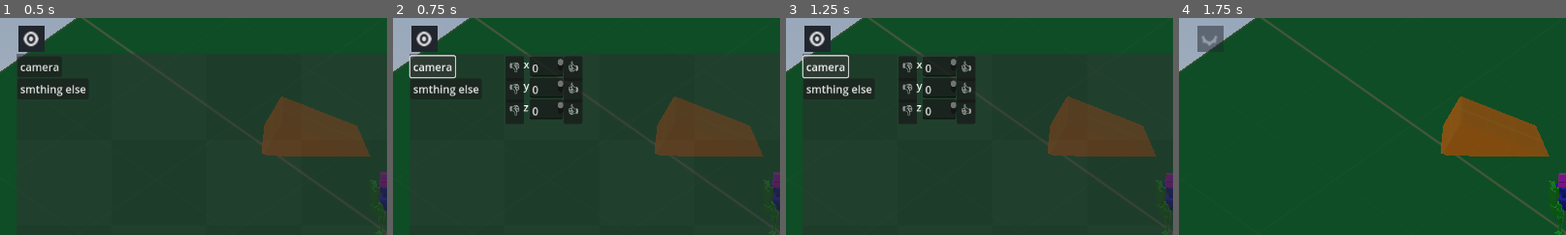
Above: before the commit, frames 1-4 (left to right).
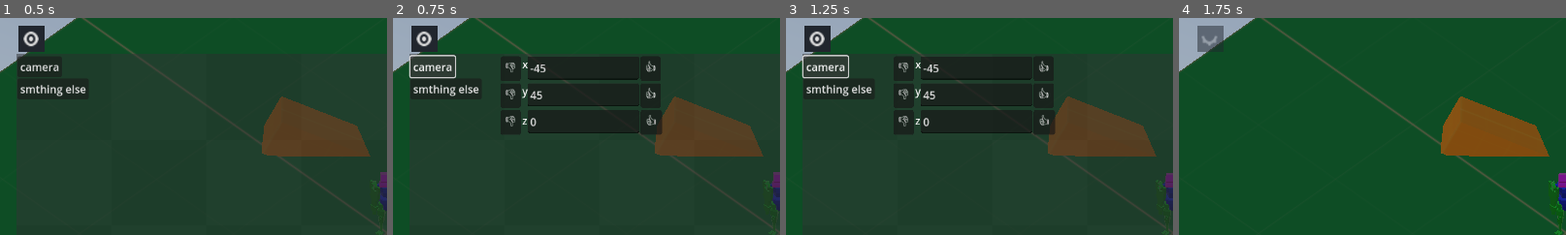
Above: after the commit, the same moments.

Repository: Androx765/Game_dev
Game: Godot game, scene res://scenes/game/game.tscn
The game is run twice, just before and just after one commit, with the same random seed, the same clock (stepped at 60 frames per second) and the same inputs. This scene is started directly instead of the project's main scene. A sky picture missing from this copy of the repository is replaced by a grey-blue gradient.
Inputs (mouse positions are % of the whole screen's width and height, from its top left):
- Up to frame 1 (0.5 s): no input
- Up to frame 2 (0.75 s): click "camera" at 0.5 s
- Up to frame 3 (1.25 s): no input
- Up to frame 4 (1.75 s): click (4, 5) at 1.25 s
The pictures show only the part of the screen within x 0-50%, y 0-50%; the shares and areas given below are measured in that part.

Frame 1 is identical in both runs. In frame 2, 9.5% of the frame differs, in the area x 27-70%, y 17-54%; in frame 3, 9.5%; in frame 4, nothing differs.

Commit message:
adjust camera script

Diff:
--- a/Game/scenes/debug/debug-menu/camera_debug-menu.tscn
+++ b/Game/scenes/debug/debug-menu/camera_debug-menu.tscn
@@ -9,24 +9,25 @@
 position = Vector2(39, 0)
 
 [node name="xDown" type="Button" parent="x"]
-offset_right = 28.0
+offset_left = -7.0
+offset_right = 23.0
 offset_bottom = 31.0
 text = "👎"
 
 [node name="xRotation" type="Label" parent="x"]
-offset_left = 27.0
-offset_right = 37.0
-offset_bottom = 23.0
+offset_left = 25.0
+offset_right = 35.0
+offset_bottom = 32.0
 text = "x"
 
 [node name="xValue" type="TextEdit" parent="x"]
-offset_left = 36.0
-offset_right = 86.0
-offset_bottom = 30.0
+offset_left = 33.0
+offset_right = 199.0
+offset_bottom = 35.0
 
 [node name="xUp" type="Button" parent="x"]
-offset_left = 87.0
-offset_right = 115.0
+offset_left = 201.0
+offset_right = 231.0
 offset_bottom = 31.0
 text = "👍"
 
@@ -34,51 +35,62 @@
 position = Vector2(39, 32)
 
 [node name="yDown" type="Button" parent="y"]
-offset_right = 28.0
-offset_bottom = 31.0
+offset_left = -7.0
+offset_top = 8.0
+offset_right = 23.0
+offset_bottom = 39.0
 text = "👎"
 
 [node name="xRotation" type="Label" parent="y"]
-offset_left = 27.0
-offset_right = 37.0
-offset_bottom = 23.0
+offset_left = 25.0
+offset_top = 8.0
+offset_right = 35.0
+offset_bottom = 40.0
 text = "y"
 
 [node name="yValue" type="TextEdit" parent="y"]
-offset_left = 36.0
-offset_right = 86.0
-offset_bottom = 30.0
+offset_left = 33.0
+offset_top = 8.0
+offset_right = 199.0
+offset_bottom = 43.0
 
 [node name="yUp" type="Button" parent="y"]
-offset_left = 87.0
-offset_right = 115.0
-offset_bottom = 31.0
+offset_left = 201.0
+offset_top = 8.0
+offset_right = 231.0
+offset_bottom = 39.0
 text = "👍"
 
 [node name="z" type="CanvasGroup" parent="."]
 position = Vector2(39, 64)
 
 [node name="zDown" type="Button" parent="z"]
-offset_right = 28.0
-offset_bottom = 31.0
+offset_left = -7.0
+offset_top = 16.0
+offset_right = 23.0
+offset_bottom = 47.0
 text = "👎"
 
 [node name="zRotation" type="Label" parent="z"]
-offset_left = 27.0
-offset_right = 37.0
-offset_bottom = 23.0
+offset_left = 25.0
+offset_top = 16.0
+offset_right = 35.0
+offset_bottom = 48.0
 text = "z
 "
+vertical_alignment = 1
 
 [node name="zValue" type="TextEdit" parent="z"]
-offset_left = 36.0
-offset_right = 86.0
-offset_bottom = 30.0
+offset_left = 33.0
+offset_top = 16.0
+offset_right = 199.0
+offset_bottom = 51.0
 
 [node name="zUp" type="Button" parent="z"]
-offset_left = 87.0
-offset_right = 115.0
-offset_bottom = 31.0
+offset_left = 201.0
+offset_top = 16.0
+offset_right = 233.0
+offset_bottom = 48.0
 text = "👍"
 
 [connection signal="text_changed" from="x/xValue" to="." method="_on_x_value_text_changed"]
--- a/Game/scenes/debug/debug-menu/camera_debug-menu_script.gd
+++ b/Game/scenes/debug/debug-menu/camera_debug-menu_script.gd
@@ -1,69 +1,72 @@
 extends Node2D
 
-var x_rotation = 0
-var y_rotation = 0
-var z_rotation = 0
 
-var test = "neu"
-var cameraPivot = null
-var cameraObject = null
+#var test = "neu"
+var cameraPivot;
+var cameraObject;
 
-var speed = 0.001
+var axis;
+var rotation_amount;
+
 # Called when the node enters the scene tree for the first time.
 func _ready():
-	x_rotation = CameraGlobal.OrgRotation.x
-	y_rotation = CameraGlobal.OrgRotation.y
-	z_rotation = CameraGlobal.OrgRotation.z
-	$x/xValue.text = str(x_rotation)
-	$y/yValue.text = str(y_rotation)
-	$z/zValue.text = str(z_rotation)
+
+	rotation_amount = 0.001
+
 
 	cameraPivot = CameraGlobal.CameraPivot
 	cameraObject = CameraGlobal.CameraObject
-	pass
+
+	$x/xValue.text = str(cameraObject.rotation_degrees.x)
+	$y/yValue.text = str(cameraPivot.rotation_degrees.y)
+	$z/zValue.text = str(cameraObject.rotation_degrees.z)
 
 
 # Called every frame. 'delta' is the elapsed time since the previous frame.
 func _process(delta):
-	if(cameraObject != null):
-		cameraObject.rotate_x(x_rotation)
-		cameraPivot.rotate_y(y_rotation)
-		cameraObject.rotate_z(z_rotation)
 
 	if ($x/xDown.button_pressed):
-		$x/xValue.text = str(float($x/xValue.text) -speed)
-		x_rotation = float($x/xValue.text)
+		axis = Vector3(-1,0,0)
+		rotate_on_x(axis, rotation_amount)
 
 	if ($y/yDown.button_pressed):
-		$y/yValue.text = str(float($y/yValue.text) -speed)
-		y_rotation = float($y/yValue.text)
+		axis = Vector3(0,-1,0)
+		rotate_on_y(axis, rotation_amount)
 
 	if ($z/zDown.button_pressed):
-		$z/zValue.text = str(float($z/zValue.text) -speed)
-		z_rotation = float($z/zValue.text)
+		axis = Vector3(0,0,-1)
+		rotate_on_z(axis, rotation_amount)
 
 	if ($x/xUp.button_pressed):
-		$x/xValue.text = str(float($x/xValue.text) +speed)
-		x_rotation = float($x/xValue.text)
+		axis = Vector3(1,0,0)
+		rotate_on_x(axis, rotation_amount)
 
 	if ($y/yUp.button_pressed):
-		$y/yValue.text = str(float($y/yValue.text) +speed)
-		y_rotation = float($y/yValue.text)
+		axis = Vector3(0,1,0)
+		rotate_on_y(axis, rotation_amount)
 
 	if ($z/zUp.button_pressed):
-		$z/zValue.text = str(float($z/zValue.text) +speed)
-		z_rotation = float($z/zValue.text)
-	pass
+		axis = Vector3(0,0,1)
+		rotate_on_z(axis, rotation_amount)
 
 
 func _on_x_value_text_changed():
-	x_rotation = float($x/xValue.text)
-	pass
+	cameraObject.transform.basis = Basis(Vector3(1,0,0), deg_to_rad(float($x/xValue.text)))
 
 func _on_y_value_text_changed():
-	y_rotation = float($y/yValue.text)
-	pass
+	cameraPivot.transform.basis = Basis(Vector3(0,1,0), deg_to_rad(float($y/yValue.text)))
 
 func _on_z_value_text_changed():
-	z_rotation = float($z/zValue.text)
-	pass
+	cameraObject.transform.basis = Basis(Vector3(0,0,1), deg_to_rad(float($z/zValue.text)))
+
+func rotate_on_x(axis, rotation_amount):
+	cameraObject.transform.basis = Basis(axis, rotation_amount) * cameraObject.transform.basis
+	$x/xValue.text = str(cameraObject.rotation_degrees.x)
+
+func rotate_on_y(axis, rotation_amount):
+	cameraPivot.transform.basis = Basis(axis, rotation_amount) * cameraPivot.transform.basis
+	$y/yValue.text = str(cameraPivot.rotation_degrees.y)
+
+func rotate_on_z(axis, rotation_amount):
+	cameraObject.transform.basis = Basis(axis, rotation_amount) * cameraObject.transform.basis
+	$z/zValue.text = str(cameraObject.rotation_degrees.z)
--- a/Game/scenes/debug/debug-menu/debug-menu.tscn
+++ b/Game/scenes/debug/debug-menu/debug-menu.tscn
@@ -59,6 +59,30 @@
 offset_bottom = -8.0
 text = "pipiPupu"
 
+[node name="MenuBar" type="MenuBar" parent="menu-visibility"]
+visible = false
+layout_mode = 0
+offset_top = 166.0
+offset_right = 40.0
+offset_bottom = 206.0
+
+[node name="camera" type="PopupMenu" parent="menu-visibility/MenuBar"]
+hide_on_item_selection = false
+hide_on_checkable_item_selection = false
+item_count = 1
+item_0/text = "xRot"
+item_0/id = 0
+
+[node name="smthingElse" type="PopupMenu" parent="menu-visibility/MenuBar"]
+hide_on_item_selection = false
+hide_on_checkable_item_selection = false
+item_count = 2
+item_0/text = "a"
+item_0/id = 0
+item_1/text = "b"
+item_1/checkable = 1
+item_1/id = 1
+
 [connection signal="toggled" from="menu-visibility" to="menu-visibility" method="_on_toggled"]
 [connection signal="pressed" from="menu-visibility/camera" to="menu-visibility" method="_on_camera_pressed"]
 [connection signal="pressed" from="menu-visibility/smthing else" to="menu-visibility" method="_on_smthing_else_pressed"]
